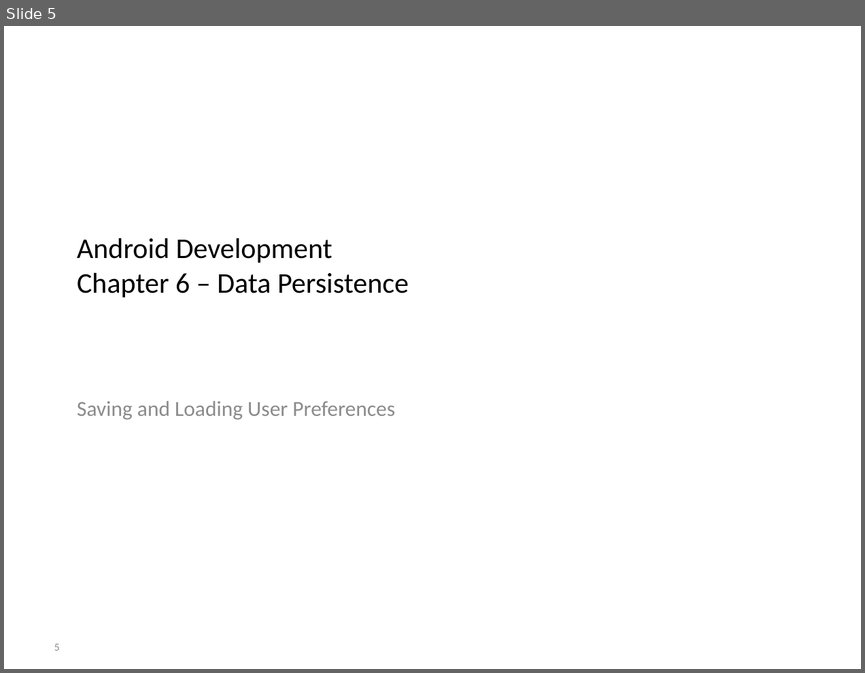
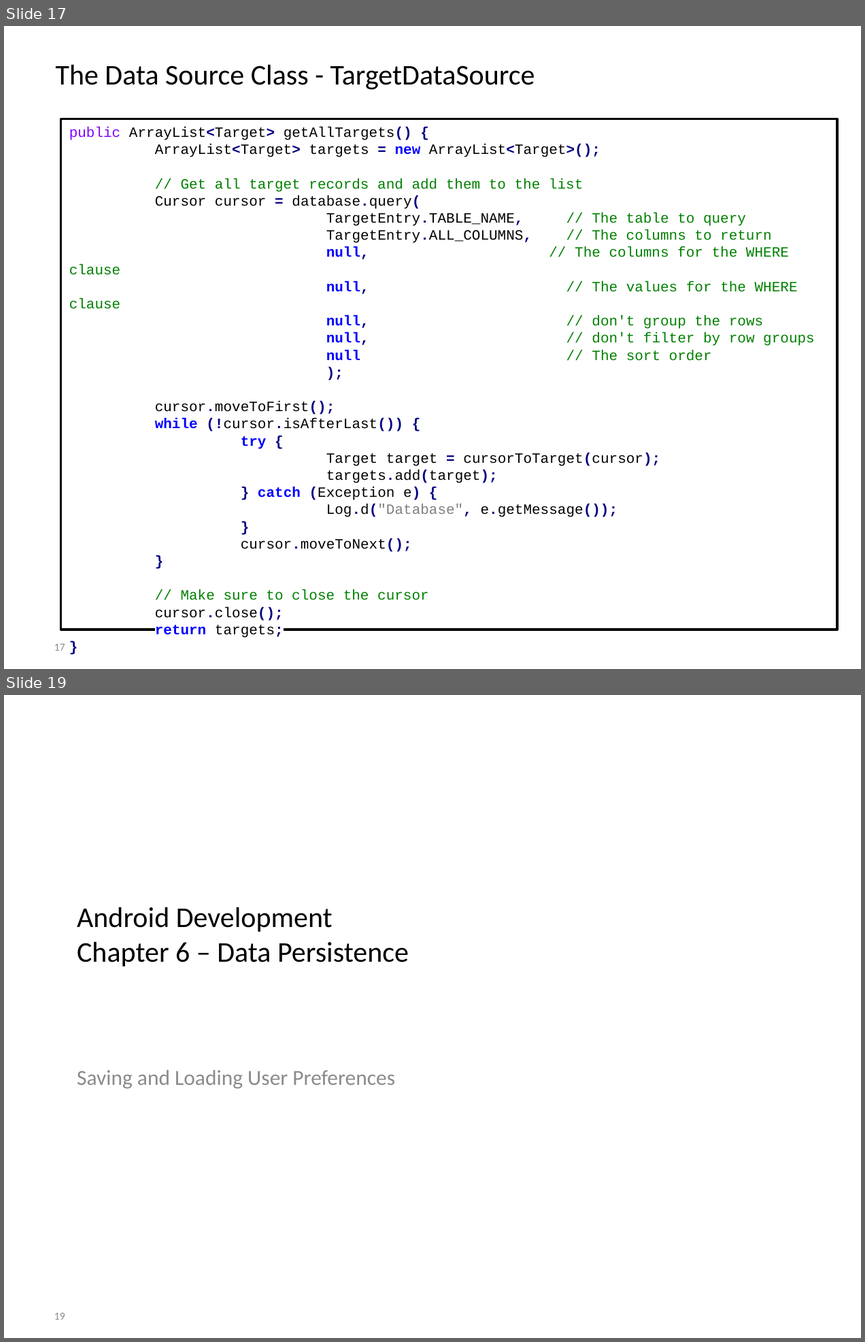
Before and after one commit to BioBoost/android_development_course, a slide deck: slides/chapter6_data_persistence.pptx. Shown one above the other, each under a label of ours: slide 5 before the commit, slides 17 and 19 after it; the slides between them are not shown. The pictures are 865x673 and 865x1342 pixels, drawn with LibreOffice and Linux fonts; fonts in the diff are those of the drawing; background and template pictures are left out. Boxes give left, top, right and bottom in pixels: in the first picture for what was removed or moved away, otherwise in the second. Text is boxed around its words. In the diff, an @@ line names an element or a change of style, - is before the commit and + after.

```diff
--- a/slides/chapter6_data_persistence.pptx
+++ b/slides/chapter6_data_persistence.pptx
@@ slide 17 added at bbox=[4, 26, 861, 669], background picture (left out) @@
@@ title added at bbox=[56, 64, 535, 90], 24 pt, text #000000 @@
+The Data Source Class - TargetDataSource
@@ rectangle added at bbox=[60, 118, 837, 629], fill #FFFFFF, outline #000000 2 pt, 12 pt, text #000000 @@
+public ArrayList<Target> getAllTargets() {
+ArrayList<Target> targets = new ArrayList<Target>();
+// Get all target records and add them to the list
+Cursor cursor = database.query(
+TargetEntry.TABLE_NAME, // The table to query
+TargetEntry.ALL_COLUMNS, // The columns to return
+null, // The columns for the WHERE clause
+null, // The values for the WHERE clause
+null, // don't group the rows
+null, // don't filter by row groups
+null // The sort order
+);
+cursor.moveToFirst();
+while (!cursor.isAfterLast()) {
+try {
+Target target = cursorToTarget(cursor);
+targets.add(target);
+} catch (Exception e) {
+Log.d("Database", e.getMessage());
+}
+cursor.moveToNext();
+}
+// Make sure to close the cursor
+cursor.close();
+return targets;
+}
@@ page number added at bbox=[54, 643, 65, 650], 9 pt, text #8C8C8C @@
+17
@@ what was slide 5 is now slide 19 @@
@@ page number at bbox=[54, 1312, 65, 1319]: text changed @@
-5
+19
```
Also in this commit, not shown: 14 other slides added, 2 other files.
